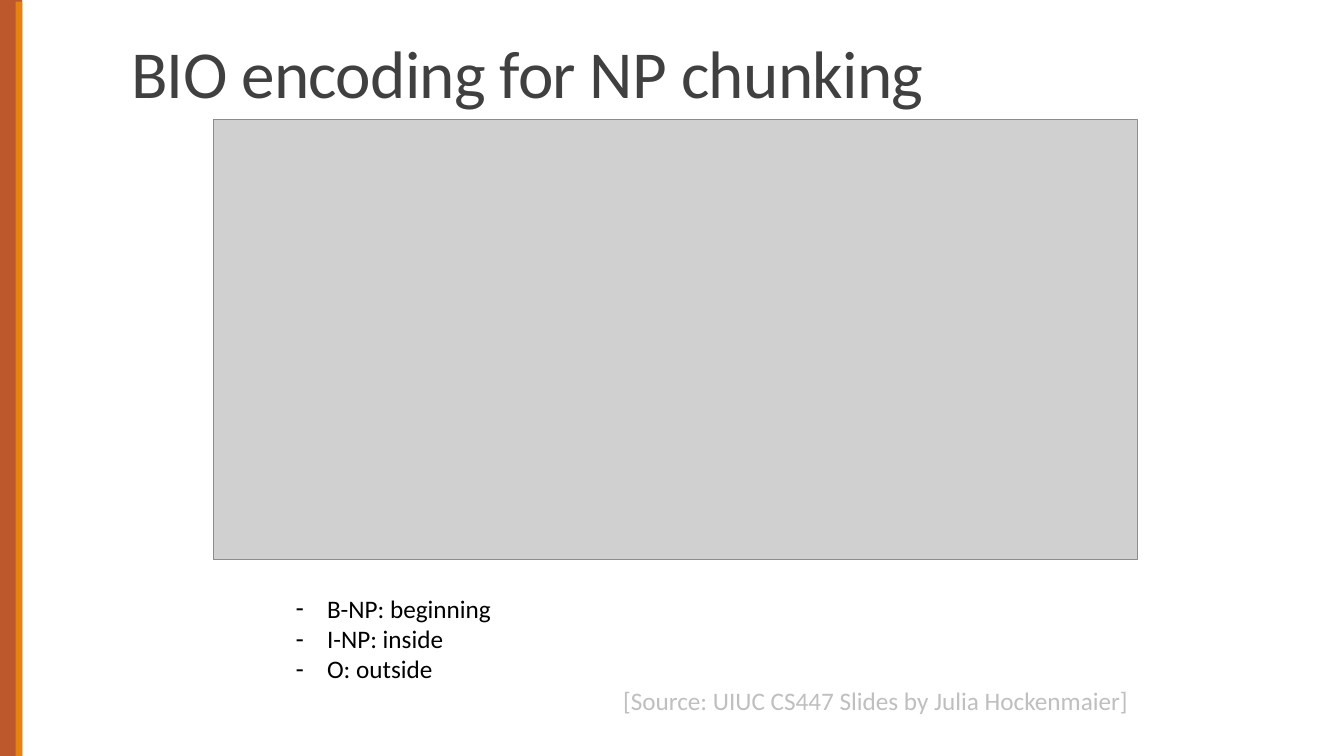
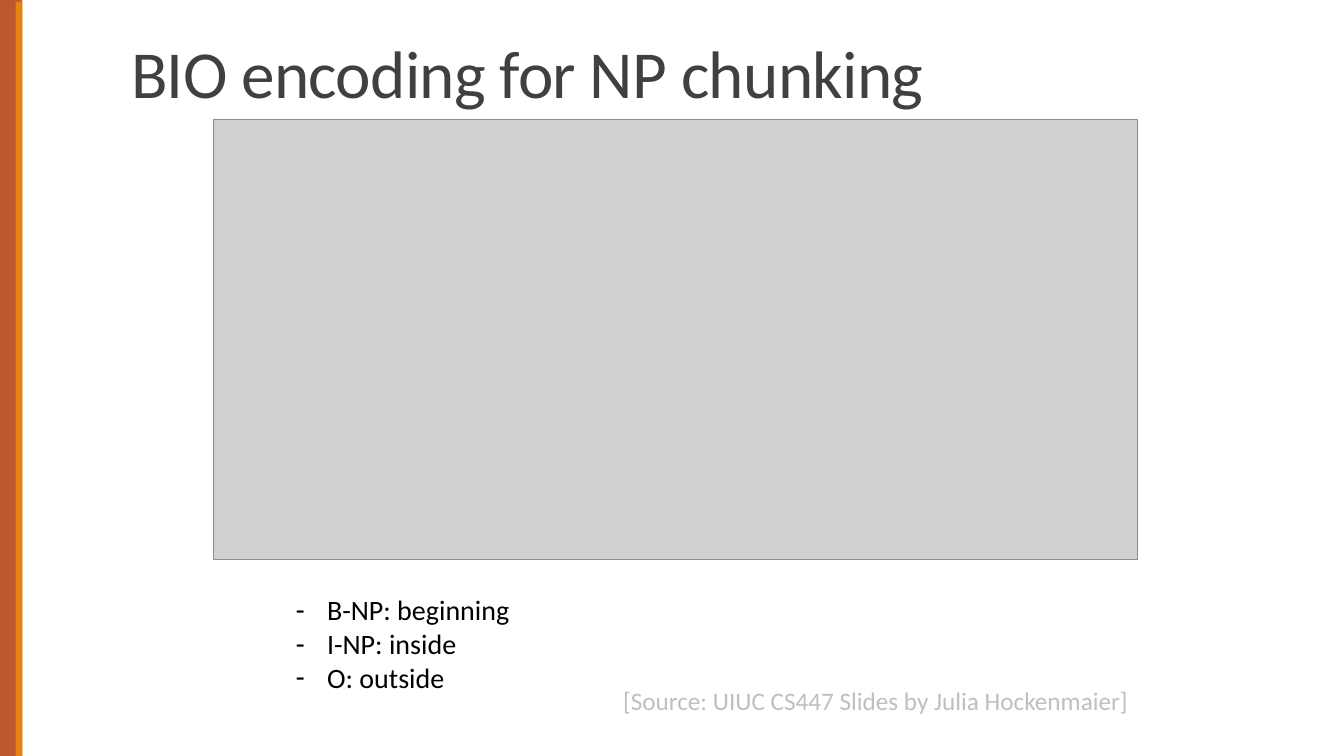
Before and after one commit to chriswjh/chriswjh.github.io, a slide deck: slide 41 of NLP_TM/17-POSNER.pptx. Drawn at 1344x756 pixels with LibreOffice and Linux fonts; fonts in the diff are those of the drawing; grey boxes stand for pictures. Boxes give left, top, right and bottom in pixels: in the first picture for what was removed or moved away, otherwise in the second. Text is boxed around its words. In the diff, an @@ line names an element or a change of style, - is before the commit and + after.

```diff
--- a/NLP_TM/17-POSNER.pptx
+++ b/NLP_TM/17-POSNER.pptx
@@ text "B-NP: beginning" at (x1=327, y1=600, x2=509, y2=689): size 18 to 20 pt @@
```
Also in this commit, not shown: 14 other slides changed, 4 other files.
